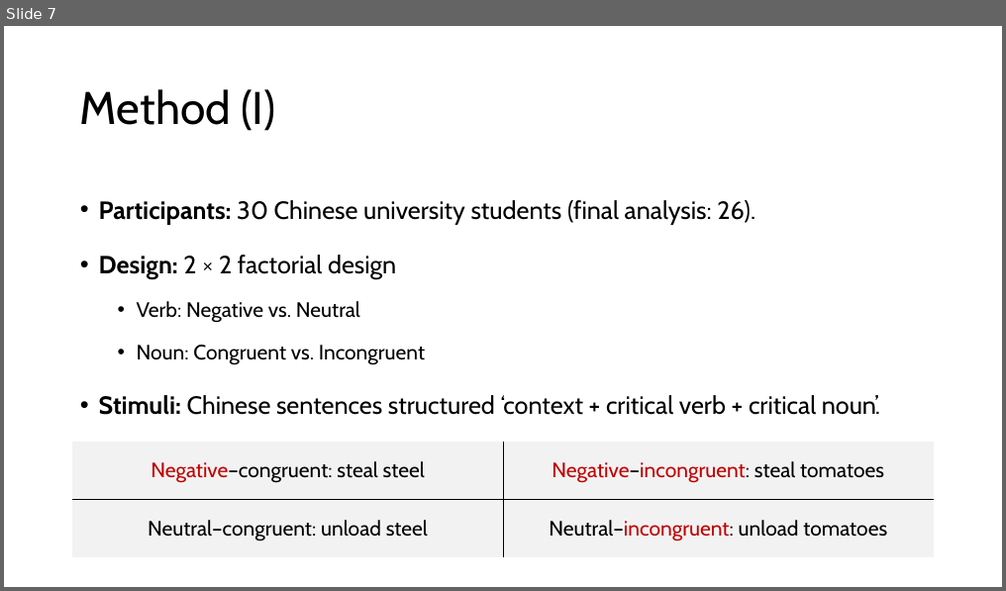
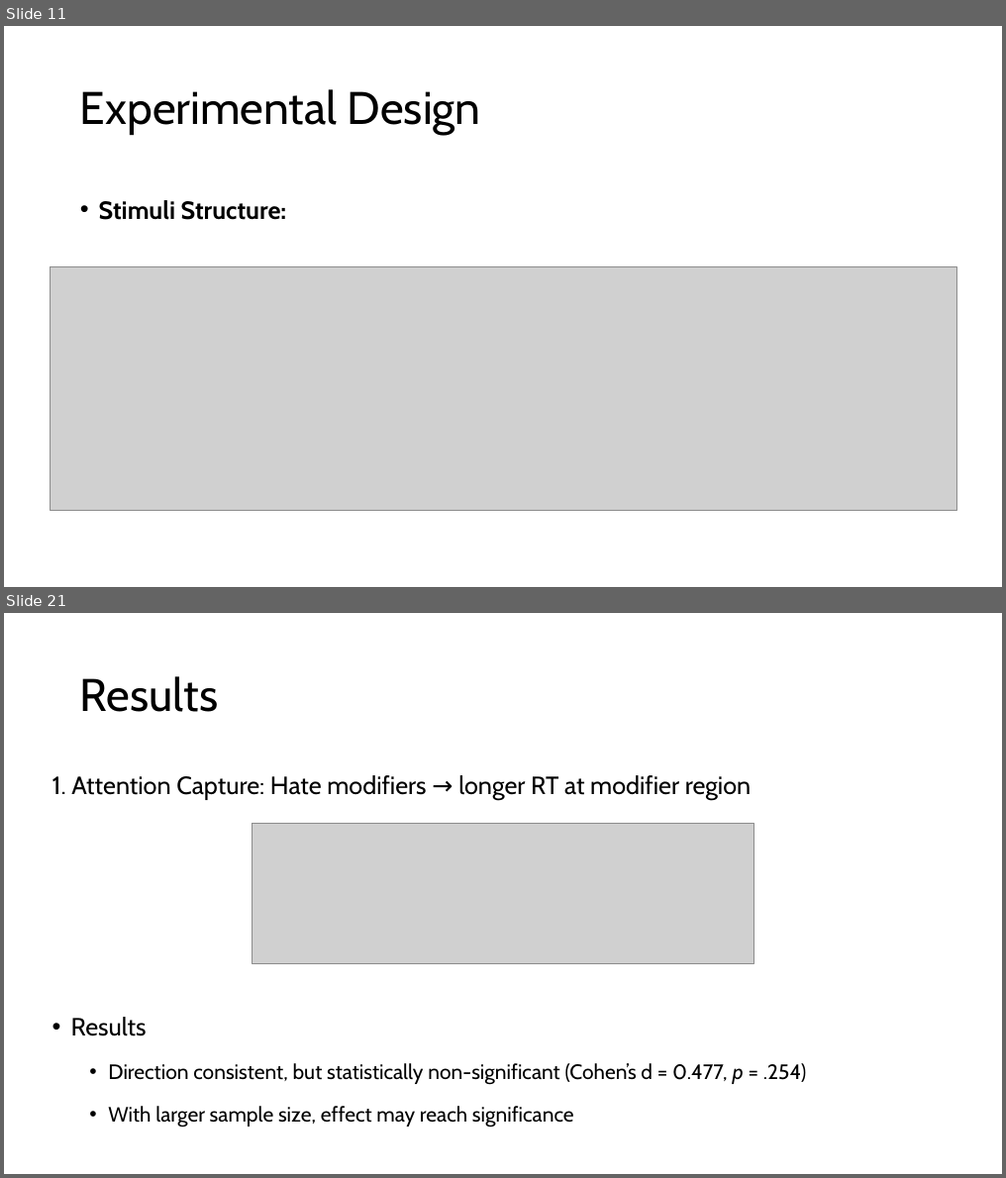
Before and after one commit to haba6030/Linguistics_Experiment, a slide deck: JinilKim_TermProject.pptx. Shown one above the other, each under a label of ours: slide 7 before the commit, slides 11 and 21 after it; the slides between them are not shown. The pictures are 1006x591 and 1006x1178 pixels, drawn with LibreOffice and Linux fonts; fonts in the diff are those of the drawing; grey boxes stand for pictures. Boxes give left, top, right and bottom in pixels: in the first picture for what was removed or moved away, otherwise in the second. Text is boxed around its words. In the diff, an @@ line names an element or a change of style, - is before the commit and + after.

Commit message:
Pilot analysis

```diff
--- a/JinilKim_TermProject.pptx
+++ b/JinilKim_TermProject.pptx
@@ slide 21 added at (x1=4, y1=613, x2=1002, y2=1174), background #FFFFFF @@
@@ title added at (x1=80, y1=676, x2=218, y2=712), 44 pt, text #000000 @@
+Results
@@ text added at (x1=53, y1=775, x2=750, y2=801), 24 pt, text #000000 @@
+1. Attention Capture: Hate modifiers → longer RT at modifier region
@@ picture added at (x1=252, y1=823, x2=754, y2=964) @@
@@ text added at (x1=71, y1=1017, x2=806, y2=1128), 20 pt, text #000000 @@
+• Results
+  • Direction consistent, but statistically non-significant (Cohen’s d = 0.477, p = .254)
+  • With larger sample size, effect may reach significance
@@ what was slide 7 is now slide 11 @@
@@ slide 11 changed as well @@
@@ title at (x1=80, y1=89, x2=481, y2=135): text changed @@
-Method (I)
+Experimental Design
@@ text at (x1=99, y1=200, x2=287, y2=220): text changed; bold on @@
-• Participants: 30 Chinese university students (final analysis: 26).
-• Design: 2 × 2 factorial design
-  • Verb: Negative vs. Neutral
-  • Noun: Congruent vs. Incongruent
-• Stimuli: Chinese sentences structured ‘context + critical verb + critical noun’.
+• Stimuli Structure:
@@ picture added at (x1=50, y1=267, x2=957, y2=510) @@
@@ table removed at (x1=73, y1=442, x2=934, y2=558), 2 rows, 2 columns @@
-Negative–congruent: steal steel | Negative–incongruent: steal tomatoes
-Neutral–congruent: unload steel | Neutral–incongruent: unload tomatoes
```
Also in this commit, not shown: 3 other slides changed, 28 other slides added, 10 slides removed, 23 other files.
